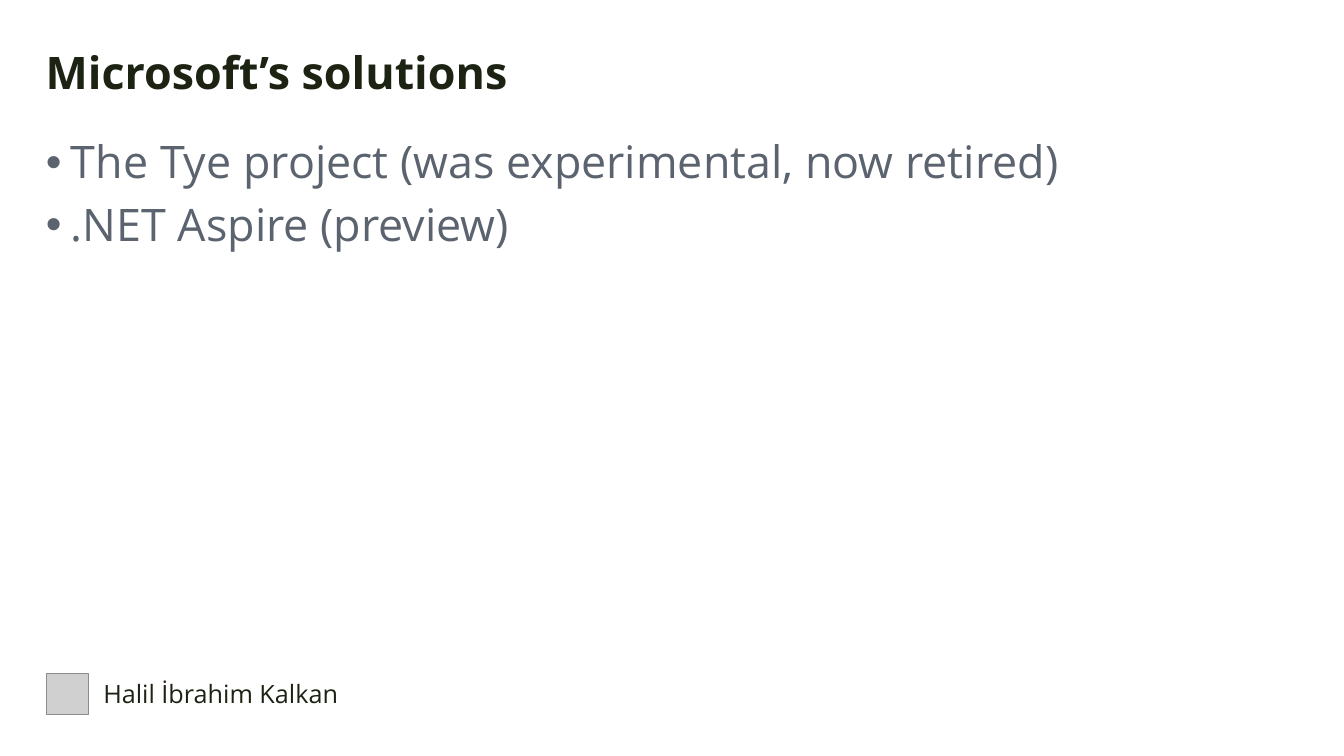
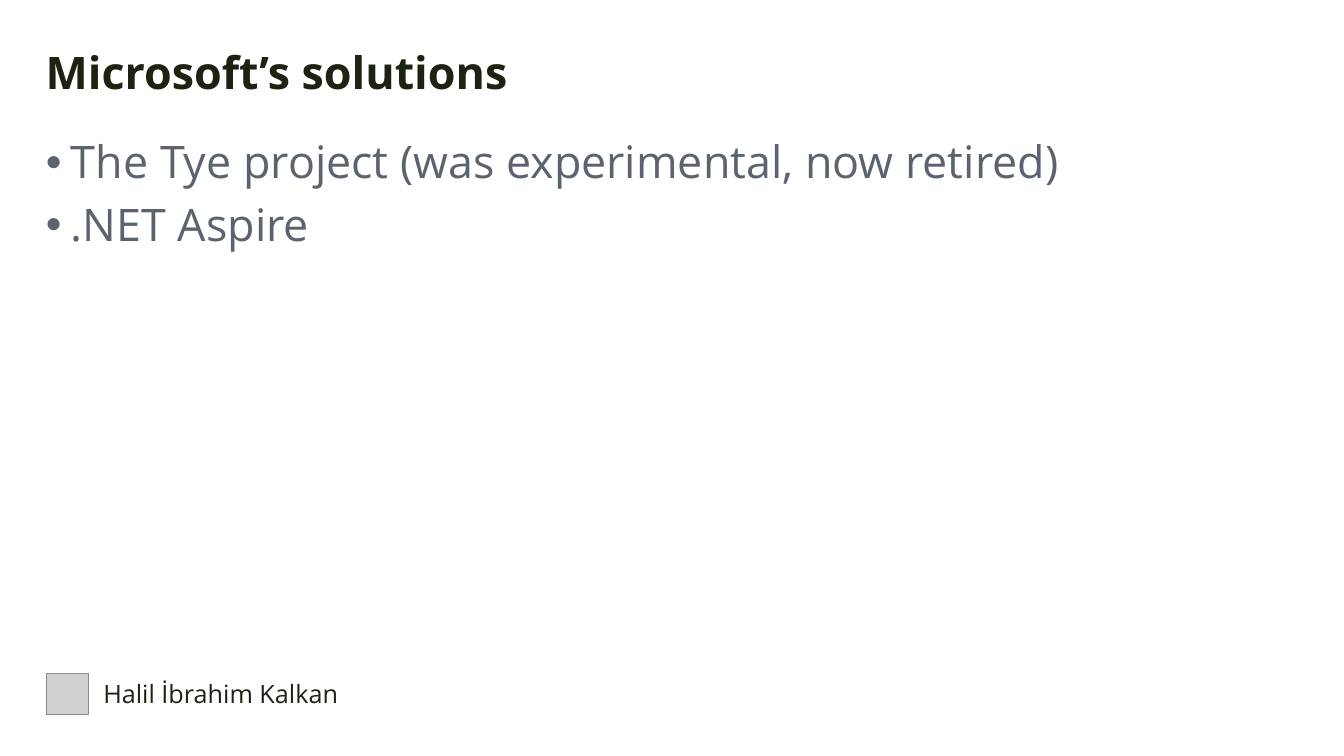
Before and after one commit to hikalkan/presentations, a slide deck: slide 10 of 2025-10-21 Warsaw Kubernetes Integrated Development/Kubernetes Presentation.pptx. Drawn at 1344x756 pixels with LibreOffice and Linux fonts; fonts in the diff are those of the drawing; grey boxes stand for pictures; background and template pictures are left out. Boxes give left, top, right and bottom in pixels: in the first picture for what was removed or moved away, otherwise in the second. Text is boxed around its words. In the diff, an @@ line names an element or a change of style, - is before the commit and + after.

```diff
--- a/2025-10-21 Warsaw Kubernetes Integrated Development/Kubernetes Presentation.pptx
+++ b/2025-10-21 Warsaw Kubernetes Integrated Development/Kubernetes Presentation.pptx
@@ text at <box>71,208,309,252</box>: text changed @@
-• .NET Aspire (preview)
+• .NET Aspire
```
Also in this commit, not shown: 1 other slide changed.
